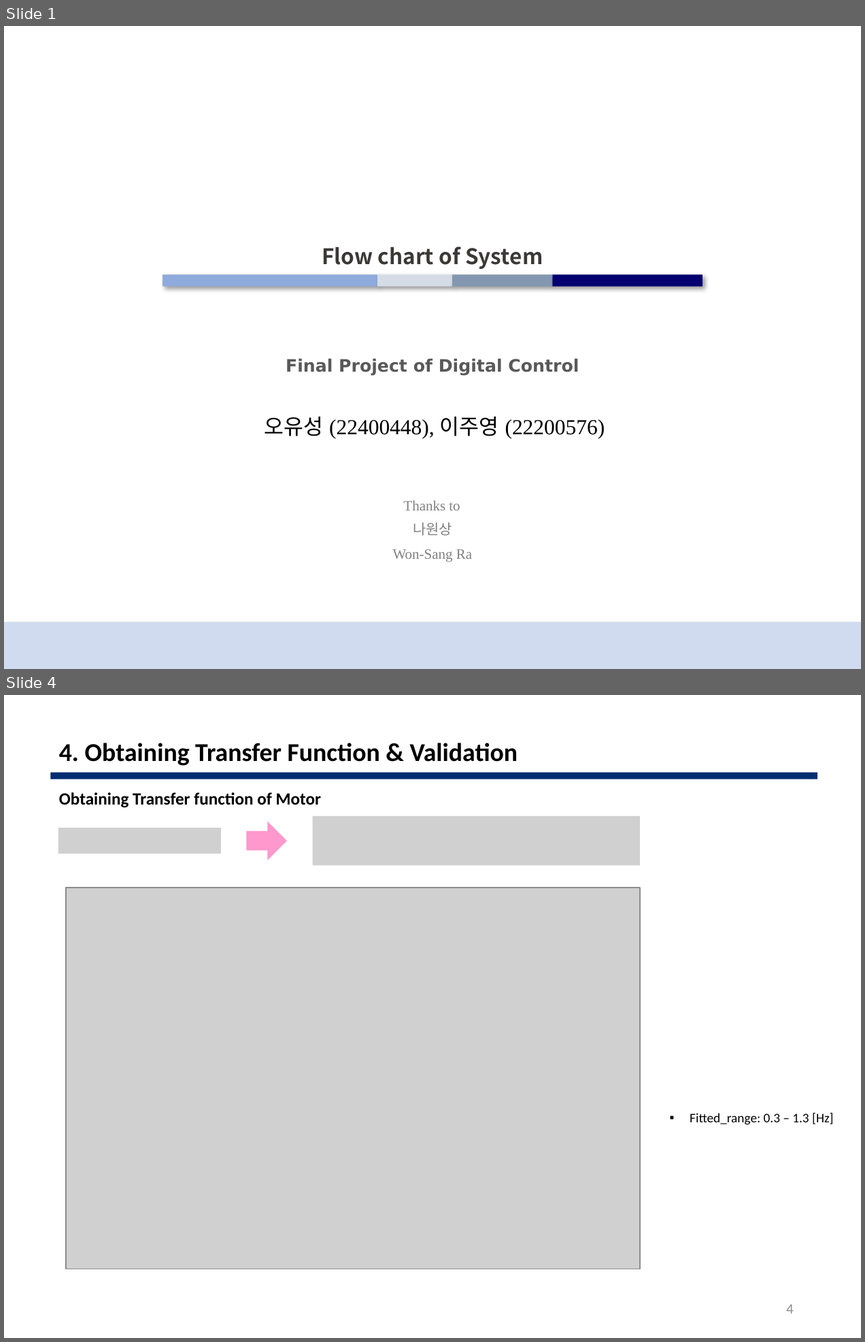
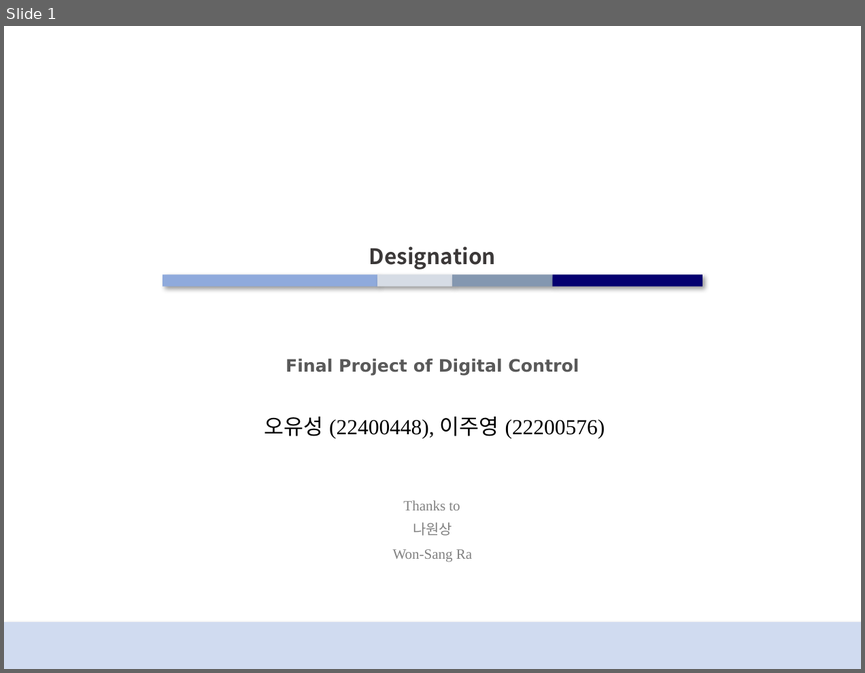
Before and after one commit to 22200576-JUYOUNG-LEE/DCSP_FINAL, a slide deck: 0603_Good/ppt/DCSP_about.pptx. Shown one above the other, each under a label of ours: slides 1 and 4 before the commit, slide 1 after it; the slides between them are not shown. The pictures are 865x1342 and 865x673 pixels, drawn with LibreOffice and Linux fonts; fonts in the diff are those of the drawing; grey boxes stand for pictures. Boxes give left, top, right and bottom in pixels: in the first picture for what was removed or moved away, otherwise in the second. Text is boxed around its words. In the diff, an @@ line names an element or a change of style, - is before the commit and + after.

```diff
--- a/0603_Good/ppt/DCSP_about.pptx
+++ b/0603_Good/ppt/DCSP_about.pptx
@@ slide 4 removed at (x1=4, y1=695, x2=861, y2=1338), background #FFFFFF @@
@@ title removed at (x1=59, y1=743, x2=518, y2=766) @@
-4. Obtaining Transfer Function & Validation
@@ rectangle removed at (x1=50, y1=772, x2=817, y2=779) @@
@@ text removed at (x1=59, y1=792, x2=322, y2=808) @@
-Obtaining Transfer function of Motor
@@ picture removed at (x1=313, y1=816, x2=640, y2=864) @@
@@ picture removed at (x1=58, y1=828, x2=221, y2=853) @@
@@ right arrow removed at (x1=247, y1=821, x2=287, y2=860) @@
@@ picture removed at (x1=66, y1=888, x2=640, y2=1269) @@
@@ text removed at (x1=689, y1=1113, x2=833, y2=1125) @@
-▪ Fitted_range: 0.3 – 1.3 [Hz]
@@ page number removed at (x1=786, y1=1304, x2=793, y2=1313) @@
-4
@@ slide 1 changed as well @@
@@ title at (x1=369, y1=246, x2=496, y2=269): text changed @@
-Flow chart of System
+Designation
```
Also in this commit, not shown: 1 other slide changed, 5 slides added, 5 other slides removed, 2 other files.
